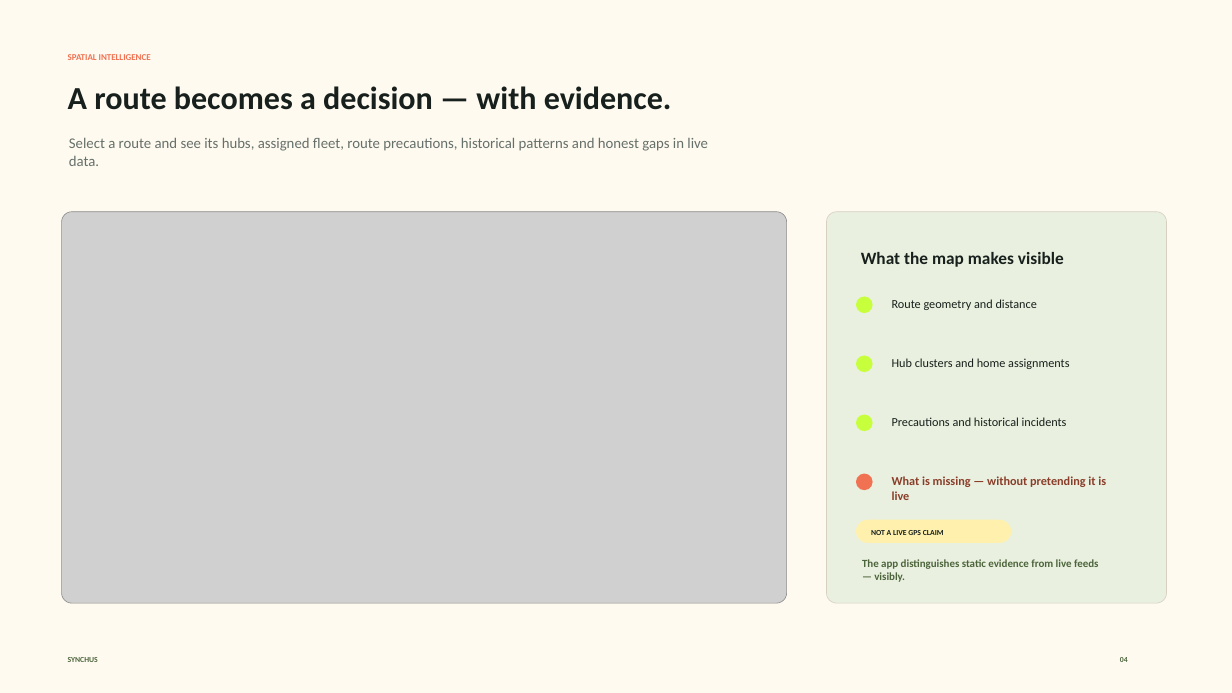
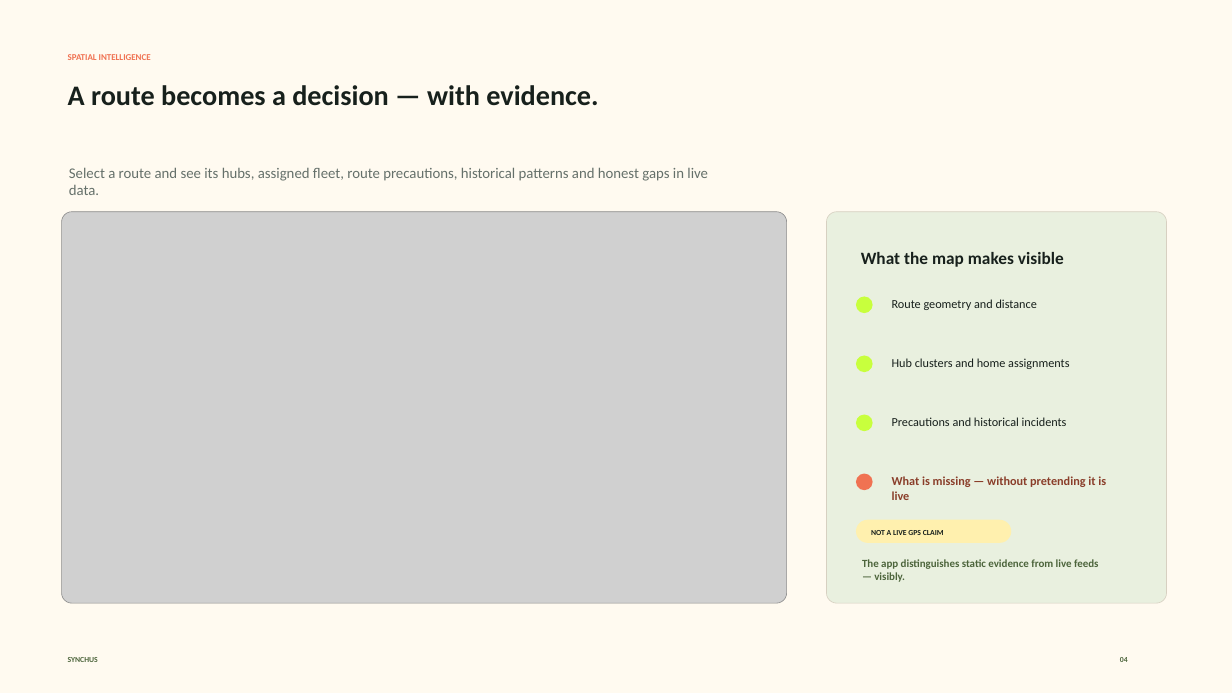
Before and after one commit to adilhusain01/Synchus, a slide deck: slide 4 of presentation/Synchus_Operational_Memory.pptx. Drawn at 1232x693 pixels with LibreOffice and Linux fonts; fonts in the diff are those of the drawing; grey boxes stand for pictures. Boxes give left, top, right and bottom in pixels: in the first picture for what was removed or moved away, otherwise in the second. Text is boxed around its words. In the diff, an @@ line names an element or a change of style, - is before the commit and + after.

```diff
--- a/presentation/Synchus_Operational_Memory.pptx
+++ b/presentation/Synchus_Operational_Memory.pptx
@@ text "A route becomes a decision ..." at (68, 85, 598, 106): size 37.5 to 33 pt @@
@@ text "Select a route and see ...": place and size @@
-text "Select a route and see ..." at (69, 137, 708, 166)
+text "Select a route and see ..." at (69, 167, 708, 195)
```
Also in this commit, not shown: 11 other files.
